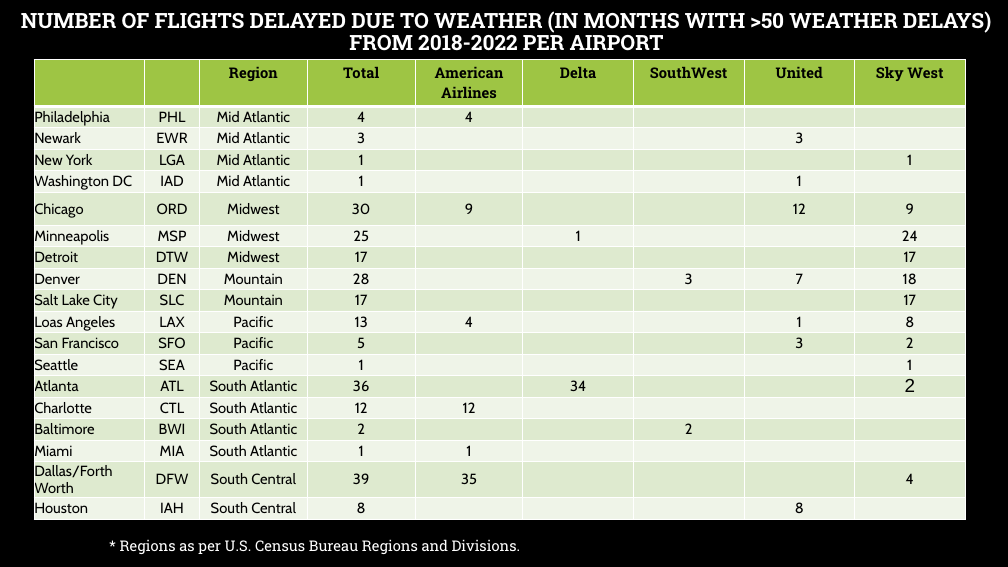
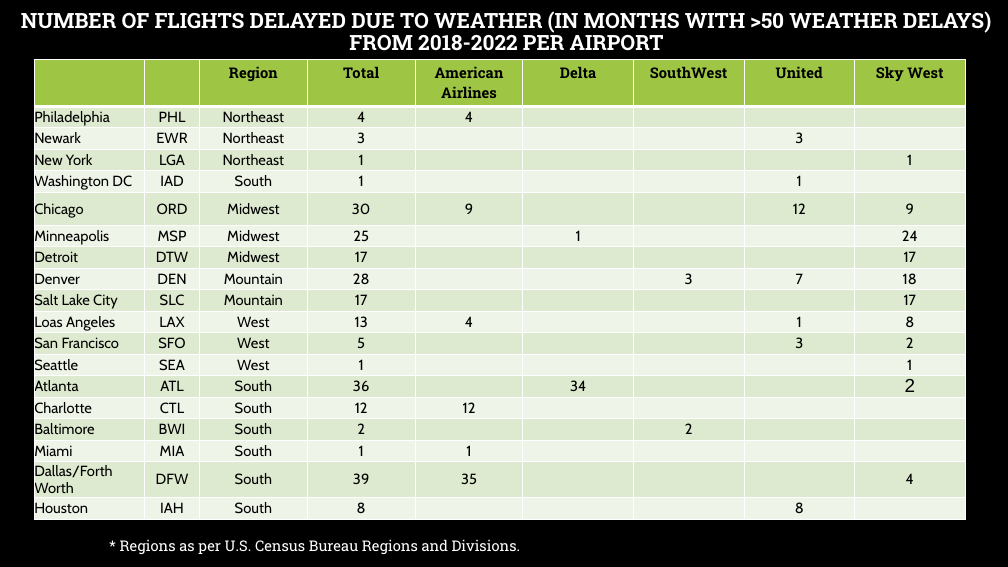
Before and after one commit to Tawn-Scotton/Team_3_Project_1, a slide deck: slide 9 of Team_3_Air_Travel_Weather_Satisfaction.pptx. Drawn at 1008x567 pixels with LibreOffice and Linux fonts; fonts in the diff are those of the drawing; background and template pictures are left out. Boxes give left, top, right and bottom in pixels: in the first picture for what was removed or moved away, otherwise in the second. Text is boxed around its words. In the diff, an @@ line names an element or a change of style, - is before the commit and + after.

Commit message:
uploaded final presentation

```diff
--- a/Team_3_Air_Travel_Weather_Satisfaction.pptx
+++ b/Team_3_Air_Travel_Weather_Satisfaction.pptx
@@ table at [34,60,966,539] @@
-row 2, column 3: Mid Atlantic
+row 2, column 3: Northeast
-row 3, column 3: Mid Atlantic
+row 3, column 3: Northeast
-row 4, column 3: Mid Atlantic
+row 4, column 3: Northeast
-row 5, column 3: Mid Atlantic
+row 5, column 3: South
-row 11, column 3: Pacific
+row 11, column 3: West
-row 12, column 3: Pacific
+row 12, column 3: West
-row 13, column 3: Pacific
+row 13, column 3: West
-row 14, column 3: South Atlantic
+row 14, column 3: South
-row 15, column 3: South Atlantic
+row 15, column 3: South
-row 16, column 3: South Atlantic
+row 16, column 3: South
-row 17, column 3: South Atlantic
+row 17, column 3: South
-row 18, column 3: South Central
+row 18, column 3: South
-row 19, column 3: South Central
+row 19, column 3: South
```
Also in this commit, not shown: 2 other slides changed, 2 other files.
